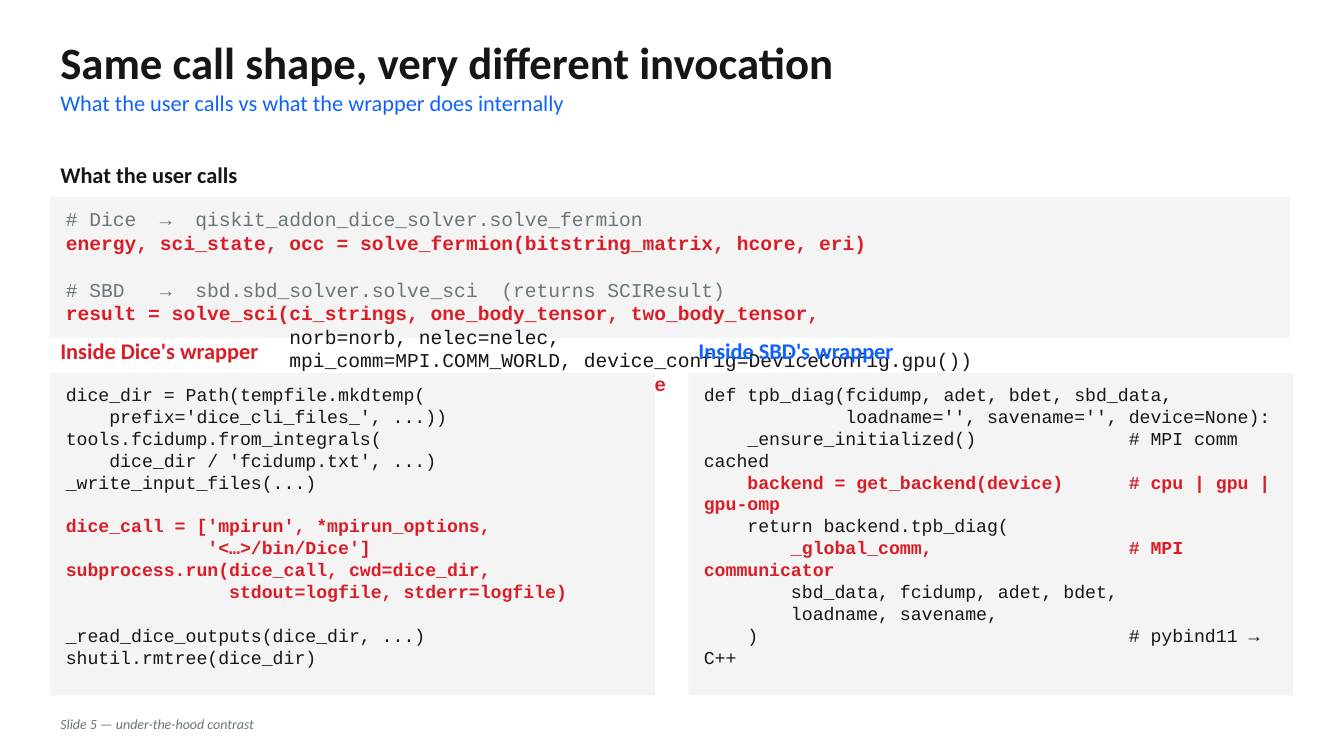
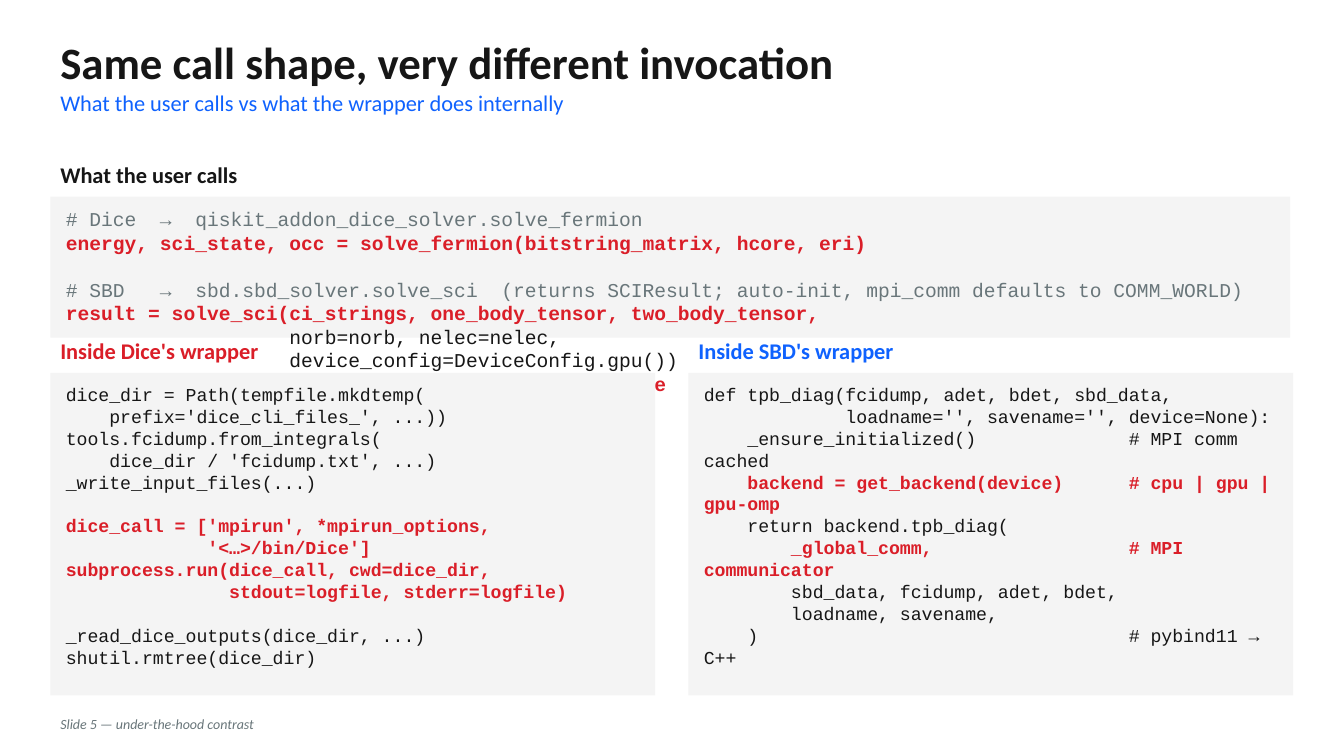
Before and after one commit to hfwen0502/sbd, a slide deck: slide 5 of .github/SBD_PYTHON_DECK.pptx. Drawn at 1344x756 pixels with LibreOffice and Linux fonts; fonts in the diff are those of the drawing. Boxes give left, top, right and bottom in pixels: in the first picture for what was removed or moved away, otherwise in the second. Text is boxed around its words. In the diff, an @@ line names an element or a change of style, - is before the commit and + after.

```diff
--- a/.github/SBD_PYTHON_DECK.pptx
+++ b/.github/SBD_PYTHON_DECK.pptx
@@ text at [89,283,1242,301]: text changed @@
-# SBD → sbd.sbd_solver.solve_sci (returns SCIResult)
+# SBD → sbd.sbd_solver.solve_sci (returns SCIResult; auto-init, mpi_comm defaults to COMM_WORLD)
@@ text at [289,353,677,371]: text changed @@
-mpi_comm=MPI.COMM_WORLD, device_config=DeviceConfig.gpu())
+device_config=DeviceConfig.gpu())
```
Also in this commit, not shown: 1 other slide changed, 2 other files.
